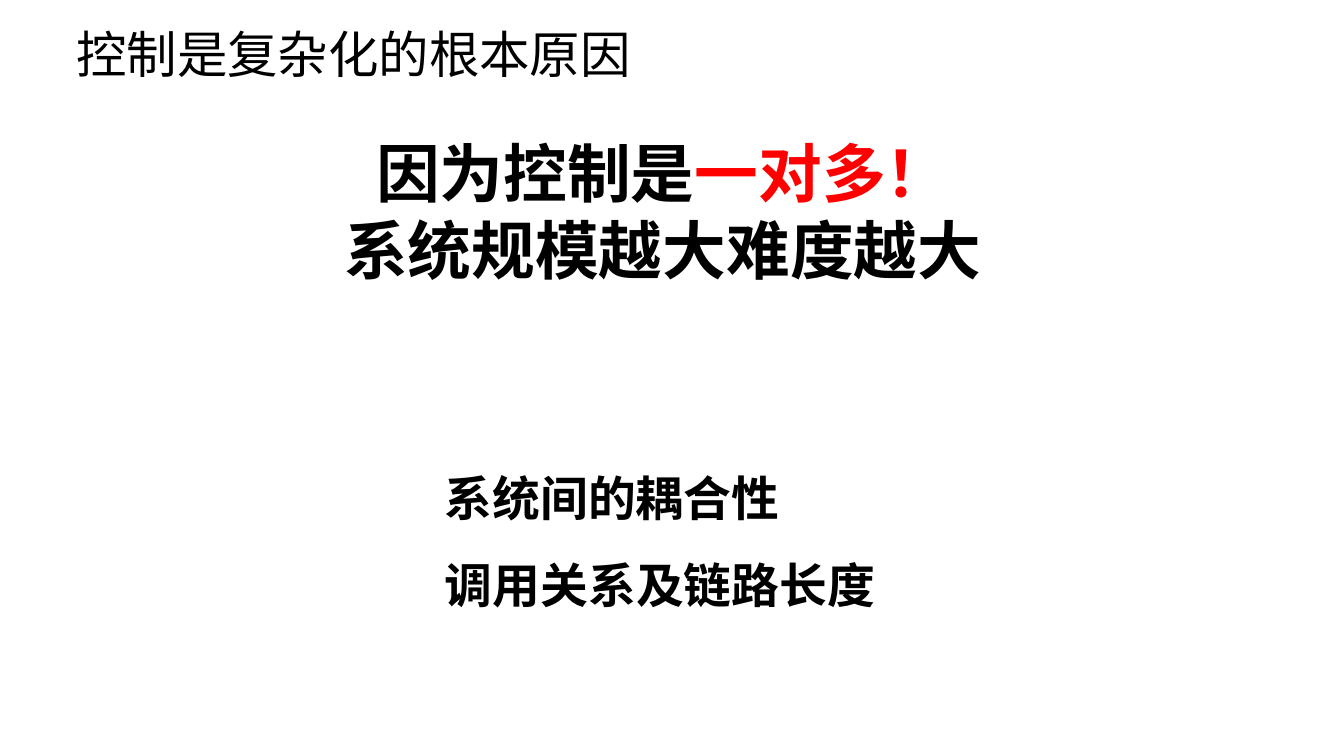
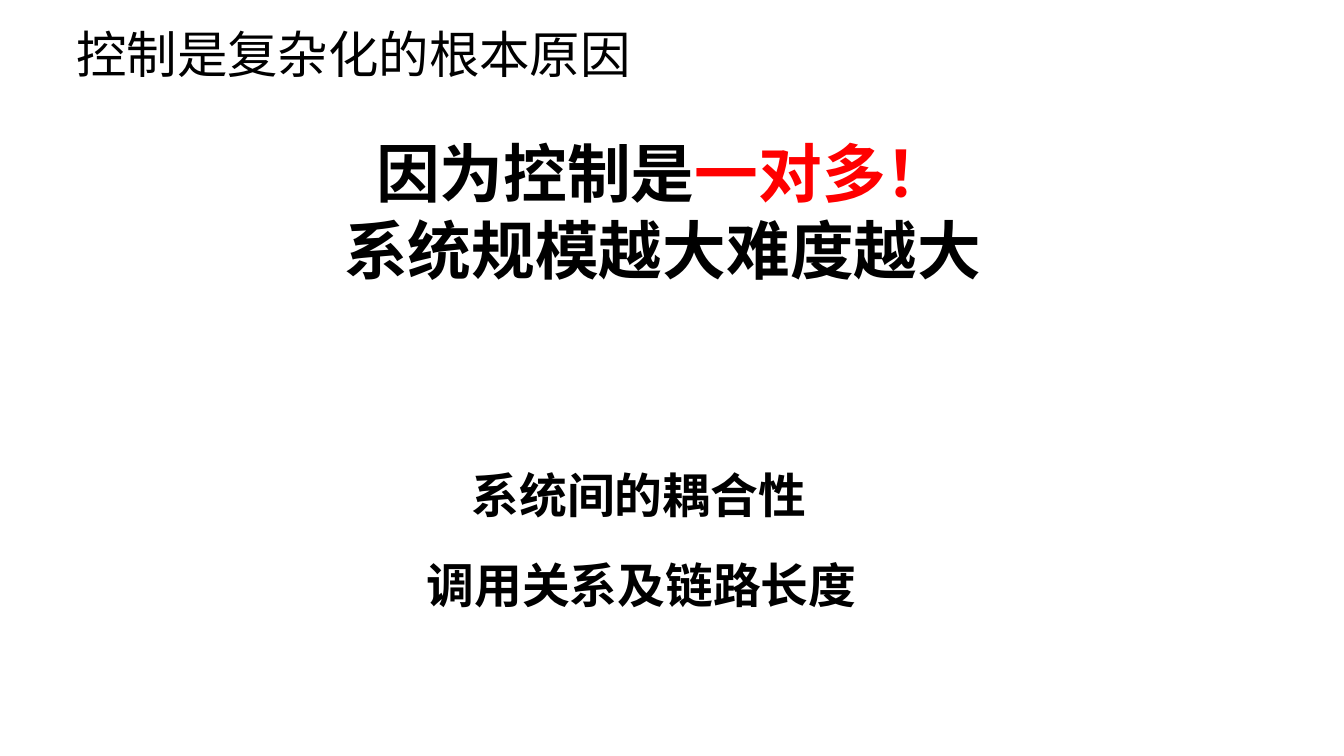
Before and after one commit to llxxbb/Nature, a slide deck: slide 8 of doc/ZH/Nature的商业价值.pptx. Drawn at 1344x756 pixels with LibreOffice and Linux fonts; fonts in the diff are those of the drawing; background and template pictures are left out. Boxes give left, top, right and bottom in pixels: in the first picture for what was removed or moved away, otherwise in the second. Text is boxed around its words. In the diff, an @@ line names an element or a change of style, - is before the commit and + after.

```diff
--- a/doc/ZH/Nature的商业价值.pptx
+++ b/doc/ZH/Nature的商业价值.pptx
@@ text "系统间的耦合性": place and size @@
-text "系统间的耦合性" at (445, 475, 780, 521)
+text "系统间的耦合性" at (472, 472, 807, 518)
@@ text "调用关系及链路长度": place and size @@
-text "调用关系及链路长度" at (445, 562, 875, 608)
+text "调用关系及链路长度" at (426, 562, 856, 608)
```
Also in this commit, not shown: 7 other slides changed, 5 slides added, 1 slide removed, 27 other files.
